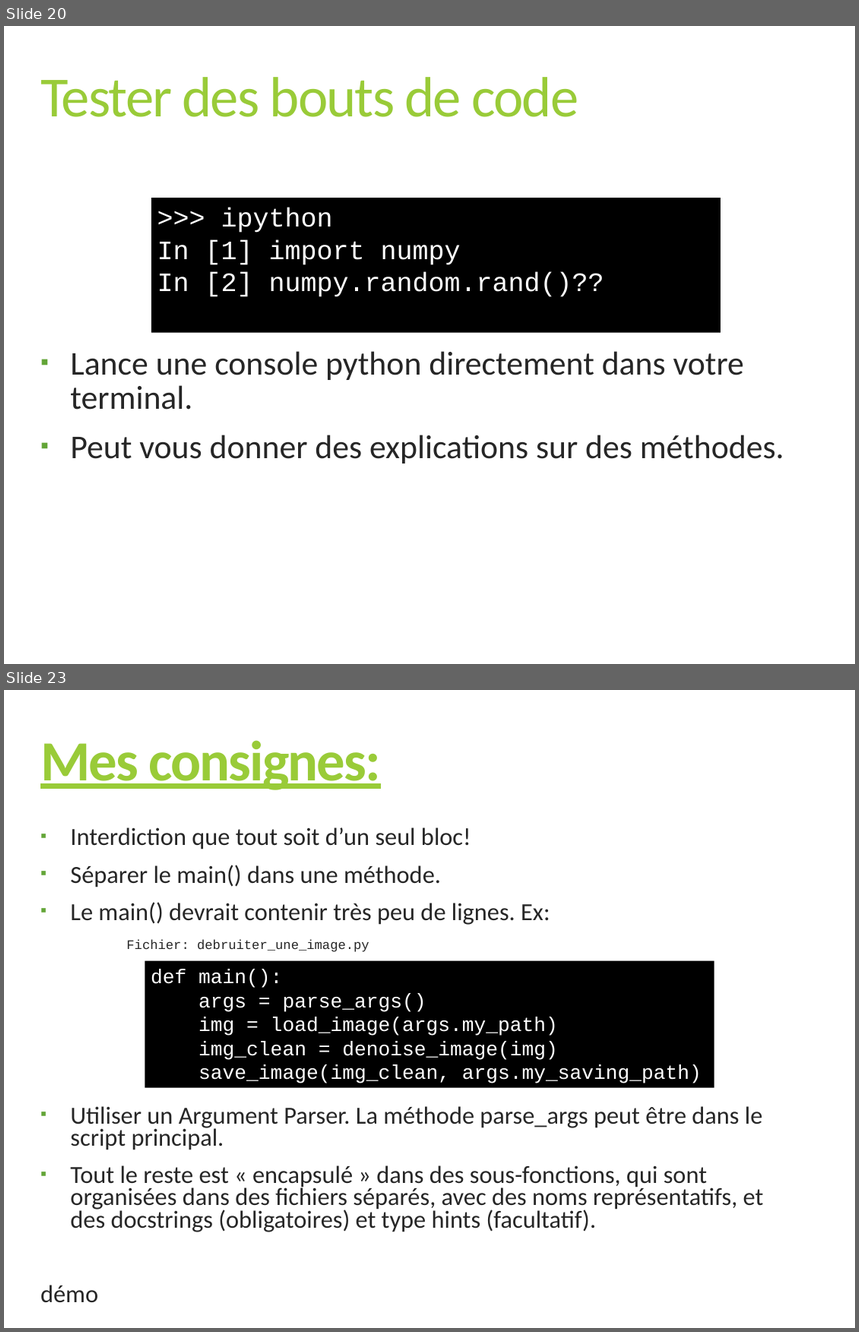
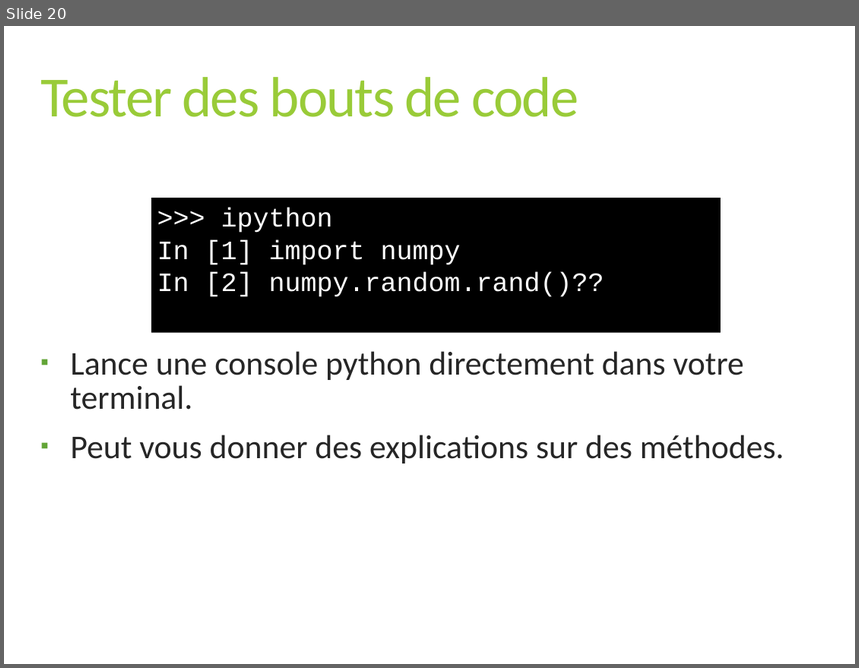
Before and after one commit to scilus/scilus_website, a slide deck: static/courses/imn359/cours/Intro_python.pptx. Shown one above the other, each under a label of ours: slides 20 and 23 before the commit, slide 20 after it; the slides between them are not shown. The pictures are 859x1332 and 859x668 pixels, drawn with LibreOffice and Linux fonts; fonts in the diff are those of the drawing. Boxes give left, top, right and bottom in pixels: in the first picture for what was removed or moved away, otherwise in the second. Text is boxed around its words. In the diff, an @@ line names an element or a change of style, - is before the commit and + after.

```diff
--- a/static/courses/imn359/cours/Intro_python.pptx
+++ b/static/courses/imn359/cours/Intro_python.pptx
@@ slide 23 removed at [4,690,855,1328], background #FFFFFF @@
@@ title removed at [40,740,381,790] @@
-Mes consignes:
@@ text removed at [40,828,764,1303] @@
-▪ Interdiction que tout soit d’un seul bloc!
-▪ Séparer le main() dans une méthode.
-▪ Le main() devrait contenir très peu de lignes. Ex:
-Fichier: debruiter_une_image.py
-▪ Utiliser un Argument Parser. La méthode parse_args peut être dans le script principal.
-▪ Tout le reste est « encapsulé » dans des sous-fonctions, qui sont organisées dans des fichiers séparés, avec des noms représentatifs, et des docstrings (obligatoires) et type hints (facultatif).
-démo
@@ rectangle removed at [145,961,714,1088] @@
-def main():
-args = parse_args()
-img = load_image(args.my_path)
-img_clean = denoise_image(img)
-save_image(img_clean, args.my_saving_path)
```
Also in this commit, not shown: 1 slide changed, 2 other slides removed.
